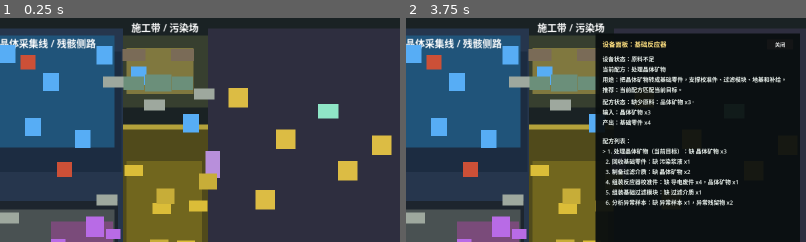
Above: before the commit, frames 1-2 (left to right).
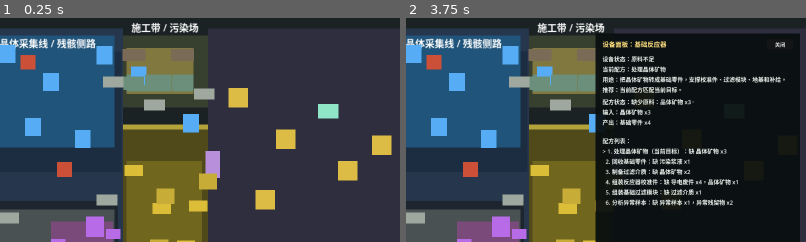
Above: after the commit, the same moments.

Repository: laugh0608/RadishCatalyst
Game: Godot game, scene res://scenes/boot/Boot.tscn
Same seed, same stepped clock (60 frames per second), same inputs: the game is played once before the commit and once after it.
Inputs (mouse positions are % of the whole screen's width and height, from its top left):
- Up to frame 1 (0.25 s): no input
- Up to frame 2 (3.75 s): tap Enter at 0.5 s; move the mouse to (72, 45) at 0.52 s; hold D (move_right) 0.53-1.28 s; tap E (interact) at 0.6, 1.55, 2.3, 2.85 s; click (72, 45) at 0.67 s; move the mouse to (30, 55) at 1.27 s; hold S (move_down) 1.28-2.03 s; tap J (attack) at 1.35 s; move the mouse to (60, 28) at 2.02 s; hold D (move_right) 2.03-2.78 s; hold R (cycle_recipe) 2.03-2.78 s; move the mouse to (45, 70) at 2.77 s; hold W (move_up) 2.78-3.53 s; click (45, 70) at 2.92 s; move the mouse to (80, 65) at 3.52 s; hold A (move_left) from 3.53 s (still down); tap Q (toggle_device_panel) at 3.6 s
The pictures show only the part of the screen within x 50-100%, y 21-71%; the shares and areas given below are measured in that part.

The runs differ from the first frame. In frame 1, 0.2% of the frame differs, in the area x 31-49%, y 25-34%; in frame 2, 0.2%.

Commit message:
fix: 补强首屏建造对象反馈

Diff:
--- a/client/scenes/maps/VerticalSliceMap.tscn
+++ b/client/scenes/maps/VerticalSliceMap.tscn
@@ -363,6 +363,20 @@
 offset_right = 356.0
 offset_bottom = -92.0
 color = Color(0.502, 0.471, 0.247, 1)
+
+[node name="PollutionFoundationNorthMarker" type="ColorRect" parent="OpeningSceneLayer"]
+offset_left = 246.0
+offset_top = -124.0
+offset_right = 280.0
+offset_bottom = -96.0
+color = Color(0.42, 0.56, 0.48, 1)
+
+[node name="PollutionFoundationSouthMarker" type="ColorRect" parent="OpeningSceneLayer"]
+offset_left = 322.0
+offset_top = -124.0
+offset_right = 356.0
+offset_bottom = -96.0
+color = Color(0.42, 0.56, 0.48, 1)
 
 [node name="PollutionFilterObjectMarker" type="ColorRect" parent="OpeningSceneLayer"]
 offset_left = 276.0
--- a/client/scripts/checks/first_hour_readability_check.gd
+++ b/client/scripts/checks/first_hour_readability_check.gd
@@ -45,6 +45,8 @@
 	var anomaly_pocket := map.get_node("OpeningSceneLayer/CrystalAnomalyPocketMarker") as ColorRect
 	var pollution_safe := map.get_node("OpeningSceneLayer/PollutionSafeConstructionBelt") as ColorRect
 	var pollution_construction_band := map.get_node("OpeningSceneLayer/PollutionConstructionObjectBand") as ColorRect
+	var foundation_north_marker := map.get_node("OpeningSceneLayer/PollutionFoundationNorthMarker") as ColorRect
+	var foundation_south_marker := map.get_node("OpeningSceneLayer/PollutionFoundationSouthMarker") as ColorRect
 	var pollution_filter_marker := map.get_node("OpeningSceneLayer/PollutionFilterObjectMarker") as ColorRect
 	var pollution_danger := map.get_node("OpeningSceneLayer/PollutionDangerField") as ColorRect
 	var pollution_boundary := map.get_node("OpeningSceneLayer/PollutionDangerBoundaryLine") as ColorRect
@@ -57,6 +59,9 @@
 	var field_wreckage := map.get_node("Interactables/FieldWreckageNorth") as PrototypeInteractable
 	var anomaly := map.get_node("Interactables/AnomalyCrystal") as PrototypeInteractable
 	var rough_ground := map.get_node("Interactables/RoughGroundNorth") as PrototypeInteractable
+	var rough_ground_south := map.get_node("Interactables/RoughGroundSouth") as PrototypeInteractable
+	var foundation_site := map.get_node("Interactables/FoundationSiteNorth") as PrototypeInteractable
+	var foundation_site_south := map.get_node("Interactables/FoundationSiteSouth") as PrototypeInteractable
 	var filter_site := map.get_node("Interactables/PollutionFilterBuildSite") as PrototypeInteractable
 	var pollution_residue := map.get_node("Interactables/PollutionResidueDeep") as PrototypeInteractable
 	host._expect_equal(layer != null, true, "opening scene readability layer exists")
@@ -120,9 +125,18 @@
 	)
 	host._expect_equal(
 		_is_rect_covering_position(pollution_construction_band, rough_ground.position)
+			and _is_rect_covering_position(pollution_construction_band, rough_ground_south.position)
 			and _is_rect_covering_position(pollution_filter_marker, filter_site.position),
 		true,
 		"opening scene construction band aligns with clear and build objects"
+	)
+	host._expect_equal(
+		_is_rect_covering_position(foundation_north_marker, foundation_site.position)
+			and _is_rect_covering_position(foundation_south_marker, foundation_site_south.position)
+			and foundation_north_marker.offset_right <= pollution_filter_marker.offset_left + 4.0
+			and foundation_south_marker.offset_left >= pollution_filter_marker.offset_right - 4.0,
+		true,
+		"opening scene foundation markers flank the pollution filter build marker"
 	)
 	host._expect_equal(
 		pollution_boundary.offset_top <= VerticalSliceMap.POLLUTION_DEEP_Y
@@ -278,6 +292,8 @@
 	var residue := map.get_node("Interactables/PollutionResidue") as PrototypeInteractable
 	var rough_ground := map.get_node("Interactables/RoughGroundNorth") as PrototypeInteractable
 	var foundation_site := map.get_node("Interactables/FoundationSiteNorth") as PrototypeInteractable
+	var filter_site := map.get_node("Interactables/PollutionFilterBuildSite") as PrototypeInteractable
+	var filter_device := map.get_node("Interactables/PollutionFilter") as PrototypeInteractable
 
 	world.ensure_map_object(crystal.instance_id, crystal.definition_id, "region.crystal_vein_field")
 	world.set_map_object_flag(crystal.instance_id, "is_gathered", true)
@@ -292,6 +308,15 @@
 	world.ensure_map_object(foundation_site.instance_id, foundation_site.definition_id, "region.pollution_edge")
 	world.set_map_object_flag(foundation_site.instance_id, "is_built", true)
 	world.map_objects[foundation_site.instance_id]["built_definition_id"] = "building.foundation_t1"
+	world.ensure_map_object(filter_site.instance_id, filter_site.definition_id, "region.pollution_edge")
+	world.set_map_object_flag(filter_site.instance_id, "is_built", true)
+	world.map_objects[filter_site.instance_id]["built_definition_id"] = "building.pollution_filter"
+	world.add_base_structure(
+		"structure.pollution_filter_build_site",
+		"building.pollution_filter",
+		"region.pollution_edge",
+		filter_site.instance_id
+	)
 	map.refresh_world_interactables(world)
 
 	host._expect_equal(crystal.marker.color, PrototypeInteractable.GATHERED_CRYSTAL_COLOR, "object feedback darkens gathered crystal")
@@ -306,6 +331,12 @@
 	host._expect_text_contains(rough_ground.label.text, "已清理", "object feedback labels cleared rough ground")
 	host._expect_equal(foundation_site.marker.color, PrototypeInteractable.BUILT_FOUNDATION_COLOR, "object feedback recolors built foundation")
 	host._expect_text_contains(foundation_site.label.text, "基础地基", "object feedback labels built foundation")
+	host._expect_text_contains(foundation_site.label.text, "已铺设", "object feedback labels foundation built state")
+	host._expect_equal(filter_site.marker.color, PrototypeInteractable.BUILT_FILTER_COLOR, "object feedback marks completed filter build site")
+	host._expect_equal(filter_device.visible, true, "object feedback shows pollution filter device after build")
+	host._expect_equal(filter_device.monitoring, true, "object feedback enables pollution filter device after build")
+	host._expect_equal(filter_device.marker.size, Vector2(48.0, 36.0), "object feedback makes online filter larger than build site")
+	host._expect_text_contains(filter_device.label.text, "已上线", "object feedback labels online pollution filter")
 
 	var wreckage_prompt := formatter.format_general_interaction_prompt(wreckage, character, world)
 	host._expect_text_contains(wreckage_prompt, "状态：已回收", "object feedback prompt explains salvaged state")
--- a/client/scripts/interaction/prototype_interactable.gd
+++ b/client/scripts/interaction/prototype_interactable.gd
@@ -661,12 +661,25 @@
 	monitoring = false
 	if built_definition_id == "building.foundation_t1":
 		marker.color = BUILT_FOUNDATION_COLOR
-		_set_label_text("基础地基")
+		_set_label_text("基础地基\n已铺设", 2)
 	elif built_definition_id == "building.pollution_filter":
 		marker.color = BUILT_FILTER_COLOR
 		_set_label_text("")
 	else:
 		marker.color = DEFAULT_MARKER_COLOR
+
+
+func set_operational_pollution_filter_visual() -> void:
+	_ensure_visual_nodes()
+	consumed = false
+	visible = true
+	monitoring = true
+	if marker != null:
+		var marker_size := Vector2(48.0, 36.0)
+		marker.position = -marker_size * 0.5
+		marker.size = marker_size
+		marker.color = FILTER_MARKER_COLOR
+	_set_label_text("%s\n已上线" % display_name_text, 2)
 
 
 func _apply_default_marker_visual() -> void:
--- a/client/scripts/map/vertical_slice_map.gd
+++ b/client/scripts/map/vertical_slice_map.gd
@@ -480,6 +480,8 @@
 				world_state.quest_state.has_active_quest("quest.calibrate_phase_well_stability_window")
 				or world_state.quest_state.has_completed_quest("quest.calibrate_phase_well_stability_window")
 			)
+		if should_enable and interactable.interaction_type == "process_recipe" and interactable.definition_id == "building.pollution_filter":
+			interactable.set_operational_pollution_filter_visual()
 		interactable.set_interaction_enabled(should_enable)
 		if current_interactable == interactable and not should_enable:
 			current_interactable = null
Not shown, changed: docs/devlogs/2026-W23.md
